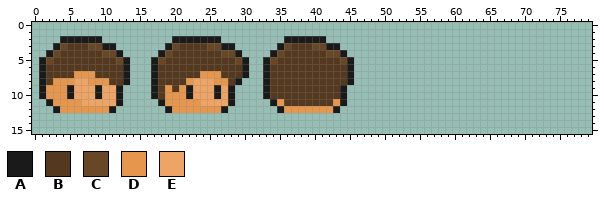
A sprite sheet gets an edit: assets/player/player_head.png. This is how it looked before the edit.
The file is 80x16 pixels.
Palette (. is transparent): A #1a1a1a  B #54391e  C #684727  D #e6974d  E #eda464
Pixels before, first column x 1:
 2 ...AAAAAA..........AAAAAAA.........AAAAAA....
 3 ..ACBBBCCAA.......ACBBBBCCAA......ACBBBCCAA..
 4 .ACBBBBBBCCA.....ACBBBBBBBCCA....ACBBBBBBCCA.
 5 ACBBBBBBBBBCA...ACBBBBBBBBBBCA..ACBBBBBBBBBCA
 6 ABBBBBBBBBBBA...ABBBBBBBBBBBBA..ABBBBBBBBBBBA
 7 ABBBBDDDBBBBA...ABBBBBBDDDBBBA..ABBBBBBBBBBBA
 8 ABDDDEEDDDBBA...ABBBBDEEEDDBA...ABBBBBBBBBBBA
 9 ADDDAEEEAEEA....ABDBDAEEEAEA....ABBBBBBBBBBA.
10 ADDDAEEEAEEA....ABDDDAEEEAEA....ABBBBBBBBBBA.
11 .ADDDDEEEEEA.....ADDDDDEEEEA.....ADBBBBBBBDA.
12 ..ADDDDDDDA.......ADDDDDDDA.......ADDDDDDDA..
The same view after the edit:
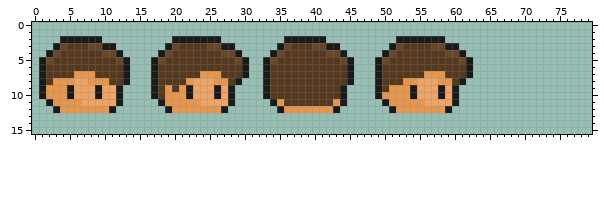
Change:
Changed rows in their new state; - is an unchanged pixel.
first column x 49:
 2 ---AAAAAAA----
 3 --ACBBBBCCAA--
 4 -ACBBBBBBBCCA-
 5 ACBBBBBBBBBBCA
 6 ABBBBBBBBBBBBA
 7 ABBBBBBDDDBBBA
 8 ABBBDDEEEDDBA-
 9 ABDDDAEEEAEA--
10 ADDDDAEEEAEA--
11 -ADDDDDEEEEA--
12 --ADDDDDDDA---
